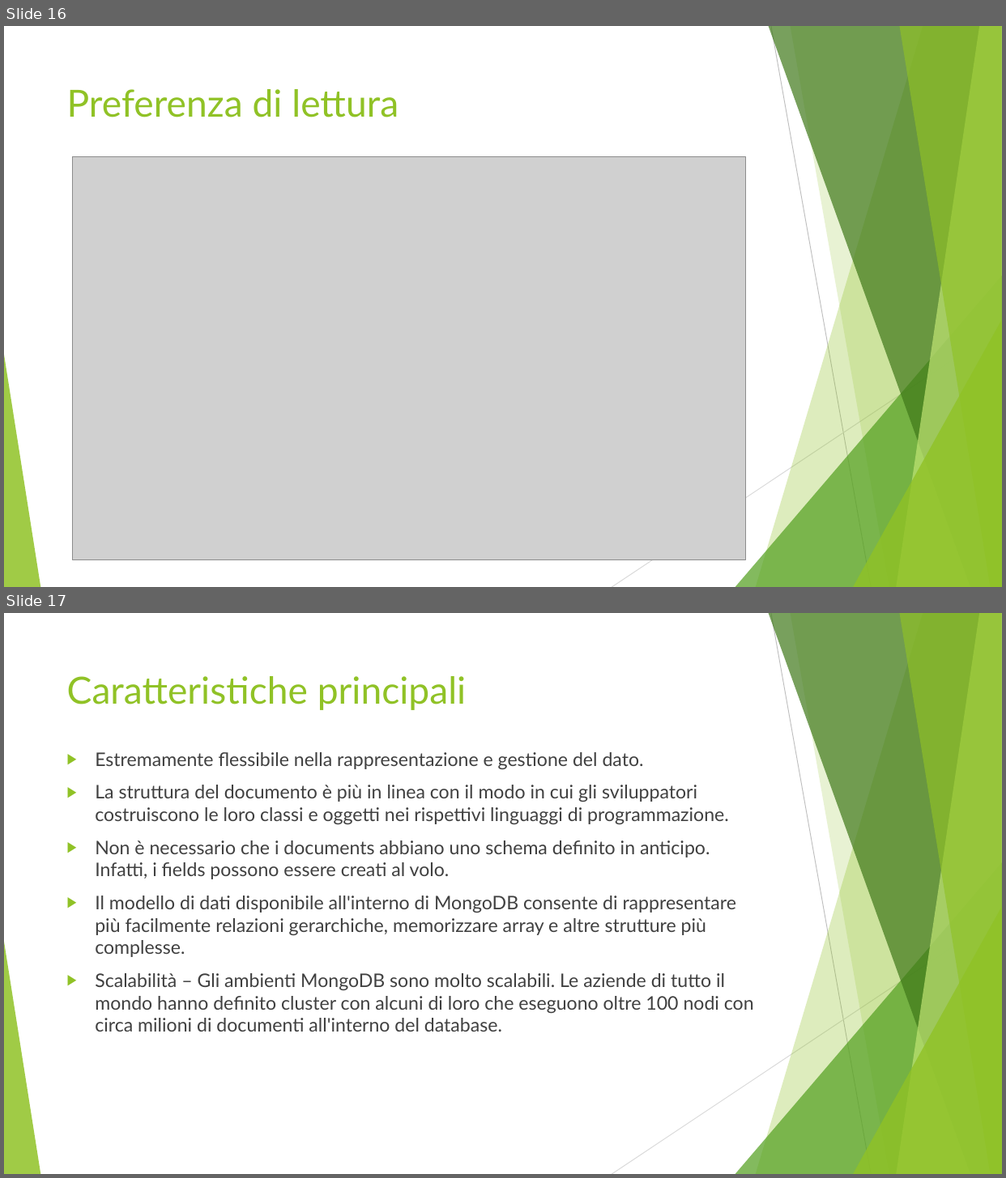
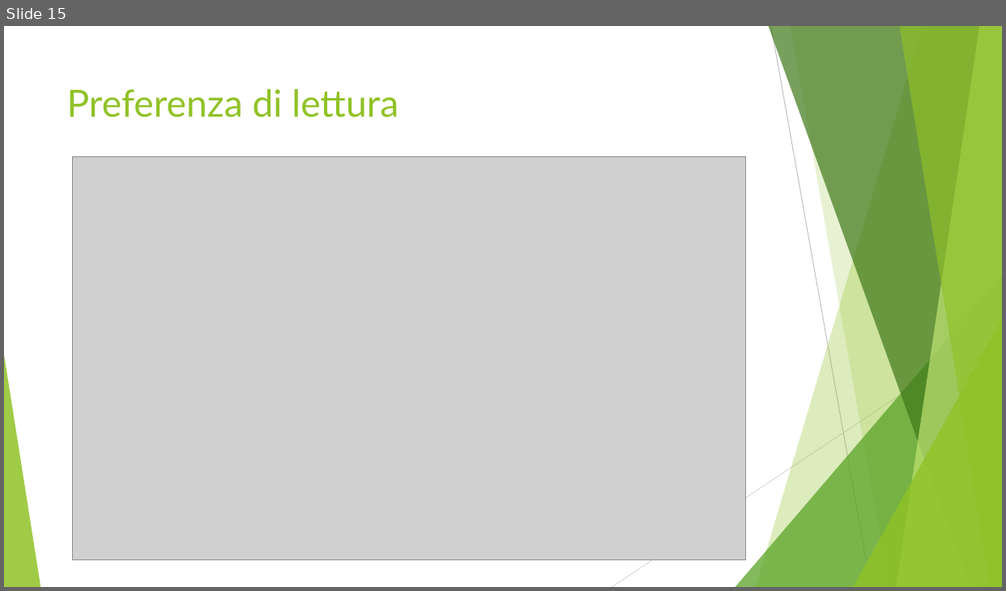
Before and after one commit to Buzzolan/VeronaCardMongoDB, a slide deck: Presentazione_progetto.pptx. Shown one above the other, each under a label of ours: slides 16 and 17 before the commit, slide 15 after it. The pictures are 1006x1178 and 1006x591 pixels, drawn with LibreOffice and Linux fonts; fonts in the diff are those of the drawing; grey boxes stand for pictures. Boxes give left, top, right and bottom in pixels: in the first picture for what was removed or moved away, otherwise in the second. Text is boxed around its words. In the diff, an @@ line names an element or a change of style, - is before the commit and + after.

```diff
--- a/Presentazione_progetto.pptx
+++ b/Presentazione_progetto.pptx
@@ slide 17 removed at (4,613,1002,1174), background #FFFFFF; not listed: 10 template elements that a slide beside it also shows @@
@@ title removed at (67,676,467,710) @@
-Caratteristiche principali
@@ text removed at (95,752,754,1032) @@
-▶ Estremamente flessibile nella rappresentazione e gestione del dato.
-▶ La struttura del documento è più in linea con il modo in cui gli sviluppatori costruiscono le loro classi e oggetti nei rispettivi linguaggi di programmazione.
-▶ Non è necessario che i documents abbiano uno schema definito in anticipo. Infatti, i fields possono essere creati al volo.
-▶ Il modello di dati disponibile all'interno di MongoDB consente di rappresentare più facilmente relazioni gerarchiche, memorizzare array e altre strutture più complesse.
-▶ Scalabilità – Gli ambienti MongoDB sono molto scalabili. Le aziende di tutto il mondo hanno definito cluster con alcuni di loro che eseguono oltre 100 nodi con circa milioni di documenti all'interno del database.
@@ what was slide 16 is now slide 15 @@
```
Also in this commit, not shown: 2 slides changed, 2 slides added.
